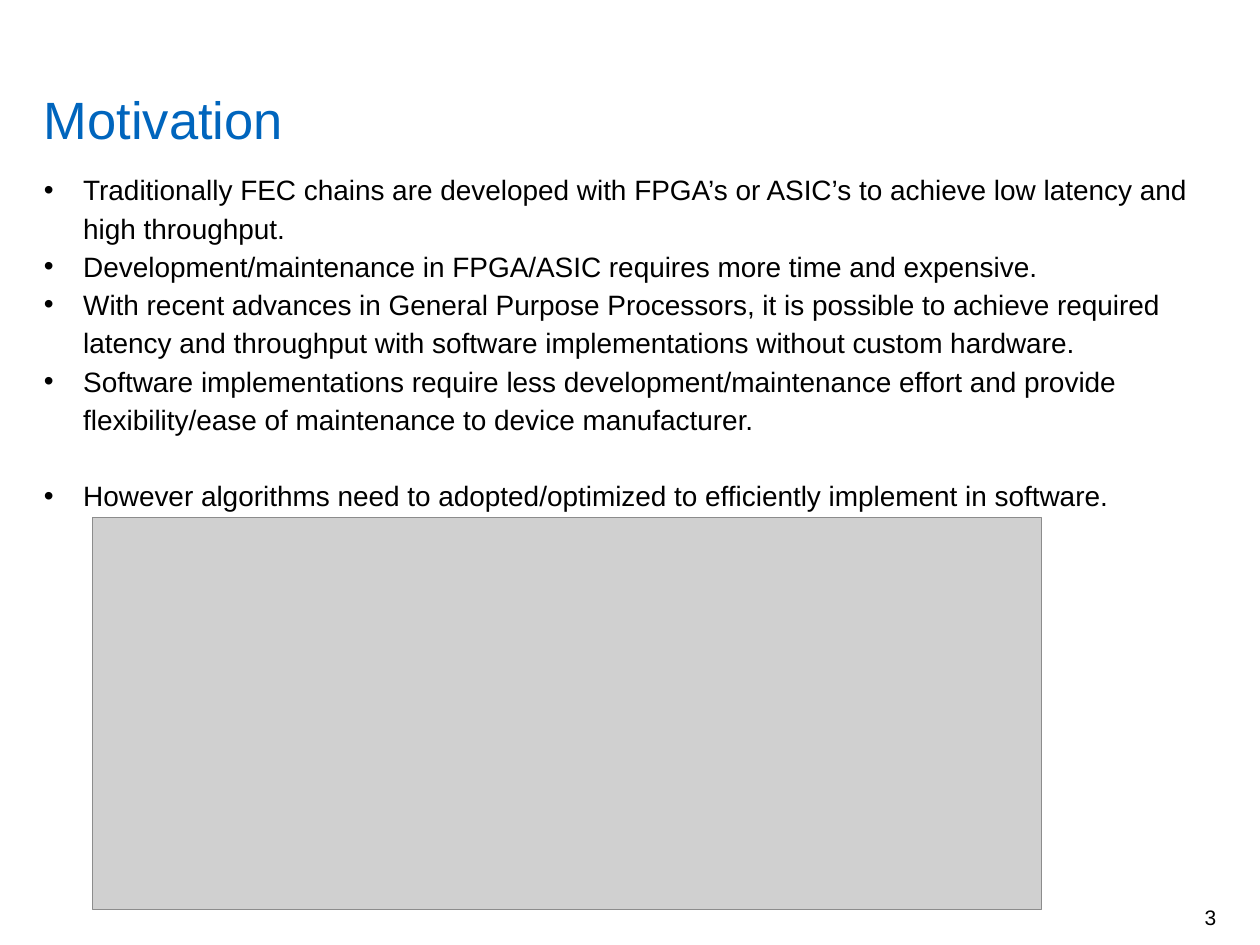
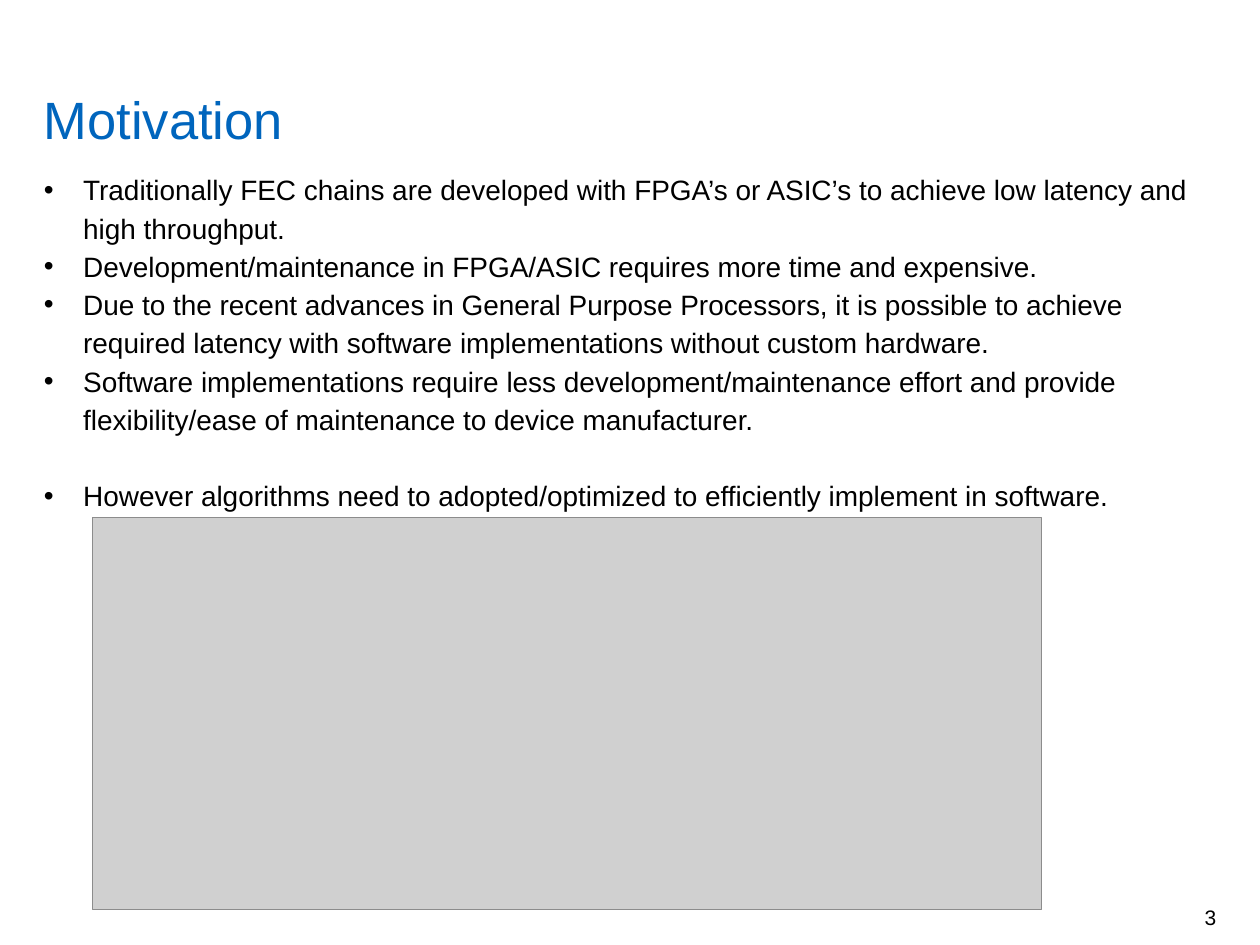
Before and after one commit to yadhu1961/thesis_5GPolorCodes, a slide deck: slide 3 of final_presentation/finalPpt1.4.pptx. Drawn at 1260x945 pixels with LibreOffice and Linux fonts; fonts in the diff are those of the drawing; grey boxes stand for pictures; background and template pictures are left out. Boxes give left, top, right and bottom in pixels: in the first picture for what was removed or moved away, otherwise in the second. Text is boxed around its words. In the diff, an @@ line names an element or a change of style, - is before the commit and + after.

Commit message:
Final PPT

```diff
--- a/final_presentation/finalPpt1.4.pptx
+++ b/final_presentation/finalPpt1.4.pptx
@@ text at (x1=83, y1=294, x2=1122, y2=359): text changed @@
-• With recent advances in General Purpose Processors, it is possible to achieve required latency and throughput with software implementations without custom hardware.
+• Due to the recent advances in General Purpose Processors, it is possible to achieve required latency with software implementations without custom hardware.
```
Also in this commit, not shown: 1 other slide changed.
